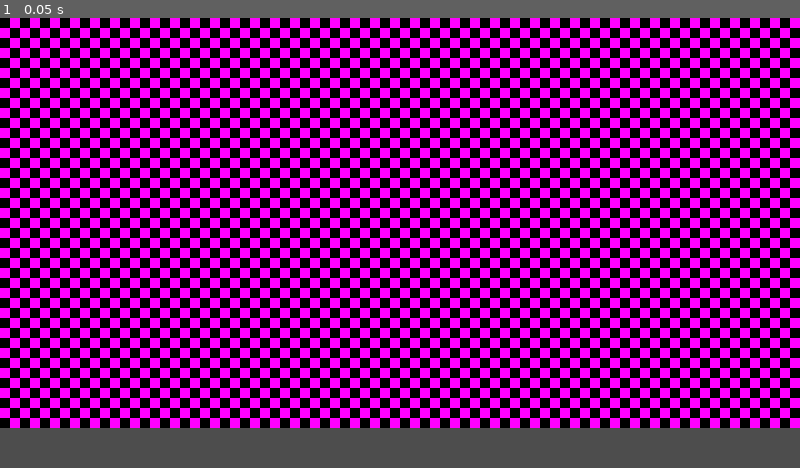
Above: before the commit, frame 1.
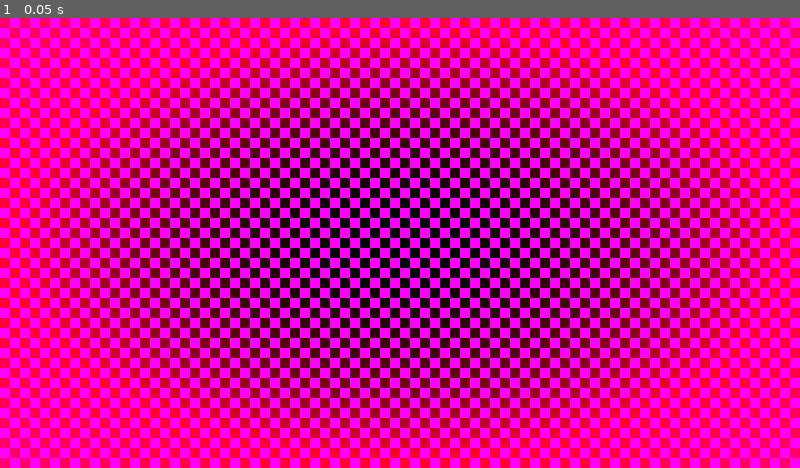
Above: after the commit, the same moment.

Repository: Duocuokie/haven
Game: Godot game, scene res://test.tscn
Same seed, same stepped clock (60 frames per second), same inputs: the game is played once before the commit and once after it. This scene is started directly instead of the project's main scene.
Inputs:
- Up to frame 1 (0.05 s): no input

The runs differ from the first frame. In frame 1, 51% of the frame differs, in the area x 0-100%, y 0-100%.

Commit message:
shaders

Diff:
--- a/UNSORTED/betterfisheye.gdshader
+++ b/UNSORTED/betterfisheye.gdshader
@@ -2,17 +2,17 @@
 
 uniform sampler2D screen_texture : hint_screen_texture, repeat_disable, filter_nearest;
 uniform vec2 effect_coord;
-uniform float radius : hint_range(0.0, 120.0, 0.1);
-uniform float intensity : hint_range(-2.5, 2.5, 0.1);
+uniform float radius : hint_range(0.0, 640.0, 0.1);
+uniform float intensity : hint_range(-10.0, 10.0, 0.1);
 
 //https://godotshaders.com/shader/fisheye-anti-fisheye-camera-effect/
-// 95% that thing above
+// 95% that thing above (i only added making it moveable and radius)
 void fragment(){
 	// resolution of screen
 	vec2 iResolution = 1.0 / SCREEN_PIXEL_SIZE;
 	vec2 fragCoord = FRAGCOORD.xy;
 
-	vec2 p = fragCoord.xy / iResolution.x;
+	vec2 p = fragCoord/iResolution.x;
 
 	// screen proportions (ratio)
 	float prop = iResolution.x / iResolution.y;
@@ -39,10 +39,10 @@
 
 	vec2 uv;
 	if (intensity > 0.0)
-		uv = mix(p, effect_uv + normalize(d) * tan(dist * intensity) * bind / tan( bind * intensity), max(radius - dist, 0.0));
+		uv = mix(p, effect_uv + normalize(d) * tan(dist * intensity) * bind / tan( bind * intensity), clamp(radius/iResolution.x - dist, 0.0, 1.0));
 	//antifisheye
 	else if (intensity < 0.0)
-		uv = mix(p, effect_uv + normalize(d) * atan(dist * -intensity * 10.0) * bind / atan(-intensity * bind * 10.0), max(radius - dist, 0.0));
+		uv = mix(p, effect_uv + normalize(d) * atan(dist * -intensity * 10.0) * bind / atan(-intensity * bind * 10.0), clamp(radius/iResolution.x - dist, 0.0, 1.0));
 	//no effect for power = 1.0
 	else
 		uv = p;
--- /dev/null
+++ b/UNSORTED/vignette.gdshader
@@ -0,0 +1,10 @@
+shader_type canvas_item;
+uniform sampler2D screen_texture: hint_screen_texture, filter_nearest, repeat_disable;
+uniform vec3 vignette_color: source_color;
+uniform float effect_distance: hint_range(0.0, 2.0, 0.01);
+uniform float strength: hint_range(0.0, 10.0, 0.1);
+void fragment() {
+	float dist = distance(SCREEN_UV, vec2(0.5,0.5));
+	vec4 col = texture(screen_texture, SCREEN_UV);
+	COLOR = col + vec4(dist * vignette_color, 0.0) * min(dist/effect_distance, 1.0) * strength;
+}
--- a/test.tscn
+++ b/test.tscn
@@ -1,14 +1,14 @@
 [gd_scene format=3 uid="uid://c5tbeilw7gla"]
 
-[ext_resource type="Shader" uid="uid://dcgqcbclkmpd4" path="res://UNSORTED/fisheye.gdshader" id="1_37kl0"]
+[ext_resource type="Shader" uid="uid://ck7dn1gxjm7jv" path="res://UNSORTED/vignette.gdshader" id="1_37kl0"]
 
 [sub_resource type="PlaceholderTexture2D" id="PlaceholderTexture2D_c0d7q"]
 
 [sub_resource type="ShaderMaterial" id="ShaderMaterial_37kl0"]
 shader = ExtResource("1_37kl0")
-shader_parameter/center_uv = Vector2(0.5, 0.5)
-shader_parameter/radius = 0.0
-shader_parameter/power = 0.90000000596048
+shader_parameter/vignette_color = Color(0.7483787, 0, 0.1524345, 1)
+shader_parameter/effect_distance = 1.7099999617780801
+shader_parameter/strength = 10.0
 
 [node name="CanvasLayer" type="CanvasLayer" unique_id=1324497997]
 
@@ -16,14 +16,14 @@
 offset_left = -448.0
 offset_top = -184.0
 offset_right = -311.0
-offset_bottom = -120.0
+offset_bottom = -113.0
 scale = Vector2(8, 8)
 texture = SubResource("PlaceholderTexture2D_c0d7q")
 stretch_mode = 1
 
 [node name="ColorRect" type="ColorRect" parent="." unique_id=932389317]
 material = SubResource("ShaderMaterial_37kl0")
-offset_left = -560.0
-offset_top = -176.0
+offset_left = -192.0
+offset_top = -96.0
 offset_right = 784.0
 offset_bottom = 408.0
Not shown, added: UNSORTED/vignette.gdshader.uid
